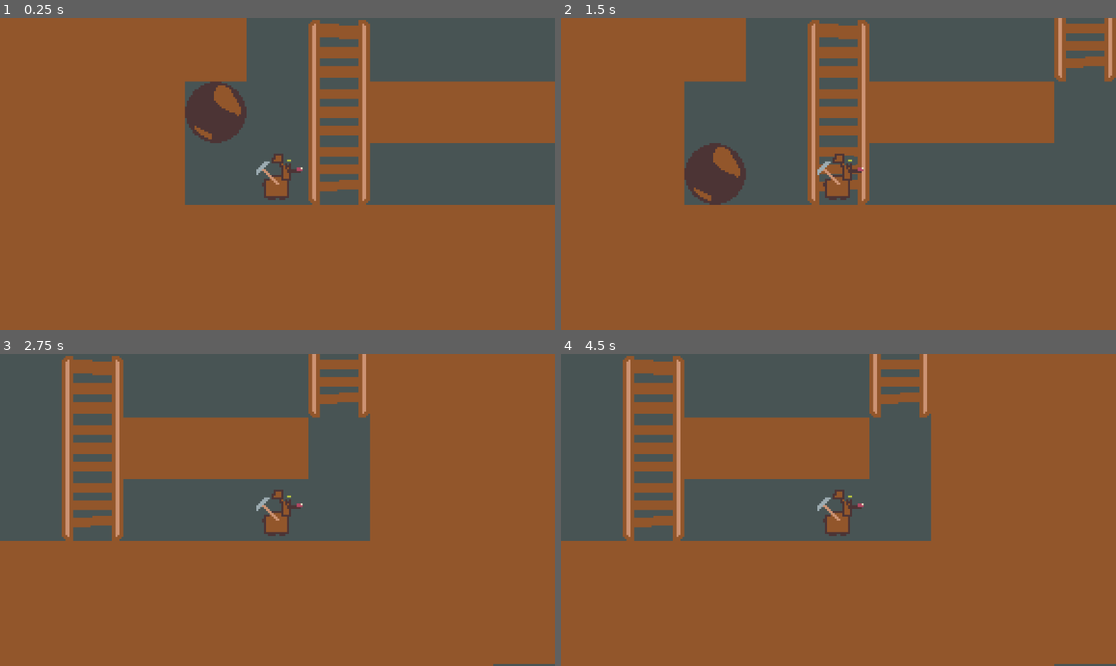
Above: before the commit, frames 1-4 (two rows, left to right).
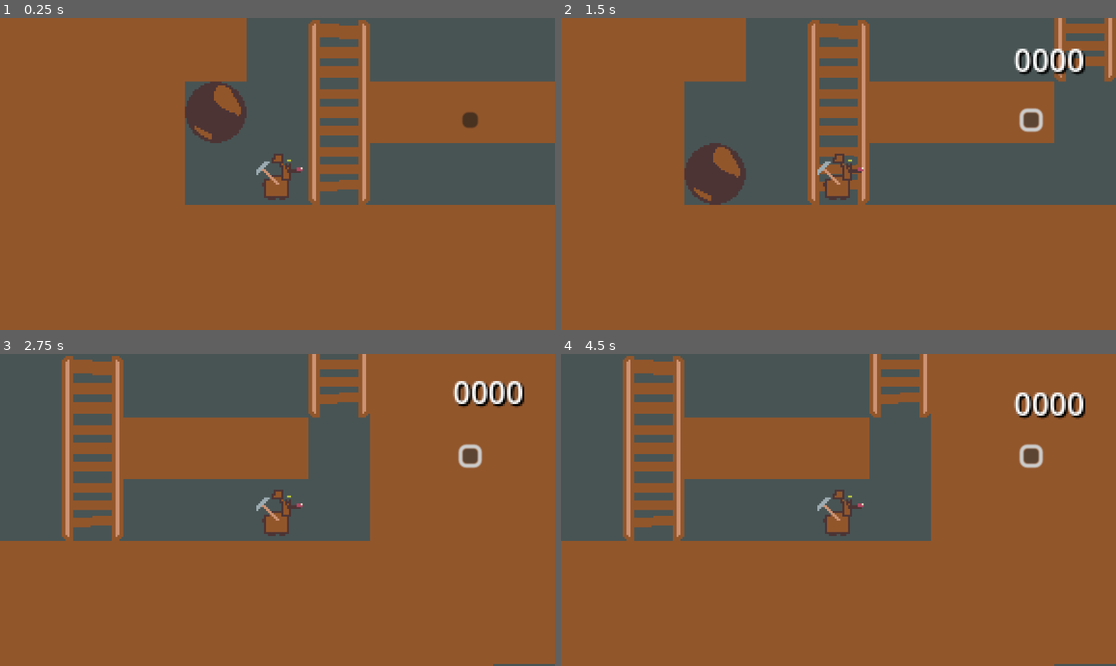
Above: after the commit, the same moments.

Repository: Zoey31/NGJ2024
Game: Godot game, scene res://scenes/tilemap_scene.tscn
The game is run twice, just before and just after one commit, with the same random seed, the same clock (stepped at 60 frames per second) and the same inputs.
Inputs (mouse positions are in pixels of both pictures, inside the frame that each line leads up to):
- Up to frame 1 (0.25 s): no input
- Up to frame 2 (1.5 s): click (1032, 120) at 0.52 s; hold D (right) from 1.28 s (still down)
- Up to frame 3 (2.75 s): release D (right) at 2.03 s; hold S (down) from 2.03 s (still down)
- Up to frame 4 (4.5 s): release S (down) at 2.78 s; hold D (right) 2.78-3.53 s; tap Enter at 3.5 s; hold W (up) 3.53-4.28 s; hold A (left) from 4.28 s (still down)

The runs differ from the first frame. In frame 1, 0.1% of the frame differs, in the area x 83-87%, y 30-36%; in frame 2, 1.1%; in frame 3, 1.1%; in frame 4, 1.2%, in the area x 81-95%, y 12-37%.

Commit message:
Added animations for UI

Diff:
--- /dev/null
+++ b/gameObjects/animate_ui.gd
@@ -0,0 +1,22 @@
+extends RichTextLabel
+
+var posOffset = 64
+var startPos = Vector2(0,0)
+var isToggled = false
+var distance = 0
+
+# Called when the node enters the scene tree for the first time.
+func _ready() -> void:
+	startPos = position
+
+# Called every frame. 'delta' is the elapsed time since the previous frame.
+func _process(delta: float) -> void:
+	if isToggled == true:
+		var value = Vector2(0, posOffset) * delta
+		position += value
+		distance += value.y
+
+	if isToggled == false && distance >= 0:
+		var value = Vector2(0, posOffset) * delta
+		position -= Vector2(0, posOffset) * delta
+		distance -= value.y
--- a/gameObjects/player.tscn
+++ b/gameObjects/player.tscn
@@ -1,7 +1,8 @@
-[gd_scene load_steps=4 format=3 uid="uid://d01pinphi0h0q"]
+[gd_scene load_steps=5 format=3 uid="uid://d01pinphi0h0q"]
 
 [ext_resource type="Script" path="res://gameObjects/playerController.gd" id="1_3bppj"]
 [ext_resource type="Texture2D" uid="uid://bl6n5molevs8l" path="res://sprites/Sprite-0001.png" id="1_dbnc4"]
+[ext_resource type="Script" path="res://gameObjects/animate_ui.gd" id="3_pdie0"]
 
 [sub_resource type="RectangleShape2D" id="RectangleShape2D_ed62g"]
 size = Vector2(32, 32)
@@ -22,3 +23,36 @@
 
 [node name="Camera2D" type="Camera2D" parent="."]
 zoom = Vector2(4, 4)
+
+[node name="UI" type="Control" parent="Camera2D"]
+layout_mode = 3
+anchors_preset = 15
+anchor_right = 1.0
+anchor_bottom = 1.0
+grow_horizontal = 2
+grow_vertical = 2
+
+[node name="RichTextLabel" type="RichTextLabel" parent="Camera2D/UI"]
+layout_mode = 1
+anchors_preset = 1
+anchor_left = 1.0
+anchor_right = 1.0
+offset_left = 64.0
+offset_top = -128.0
+offset_right = 128.0
+offset_bottom = -96.0
+grow_horizontal = 0
+theme_override_colors/font_shadow_color = Color(0, 0, 0, 1)
+theme_override_font_sizes/normal_font_size = 16
+bbcode_enabled = true
+text = "[p align=right]0000"
+script = ExtResource("3_pdie0")
+
+[node name="Button" type="Button" parent="Camera2D/UI"]
+layout_mode = 0
+offset_left = 96.0
+offset_top = -32.0
+offset_right = 104.0
+offset_bottom = -24.0
+
+[connection signal="pressed" from="Camera2D/UI/Button" to="." method="_on_button_pressed"]
--- a/gameObjects/playerController.gd
+++ b/gameObjects/playerController.gd
@@ -11,6 +11,7 @@
 var blockAction = true
 @export var tilemap: TileMapLayer
 var turnManager
+@onready var pointsLabel = $Camera2D/UI/RichTextLabel
 
 func getTransformVector(direction):
 	var result = Vector2(0, 0)
@@ -159,3 +160,11 @@
 		stopMove(Direction.up)
 	if event.is_action_released("down"):
 		stopMove(Direction.down)
+
+
+func _on_button_pressed() -> void:
+	print("kliklem")
+	pointsLabel.isToggled = true
+	await get_tree().create_timer(1.5).timeout
+	pointsLabel.isToggled = false
+	print("odklikuje")
